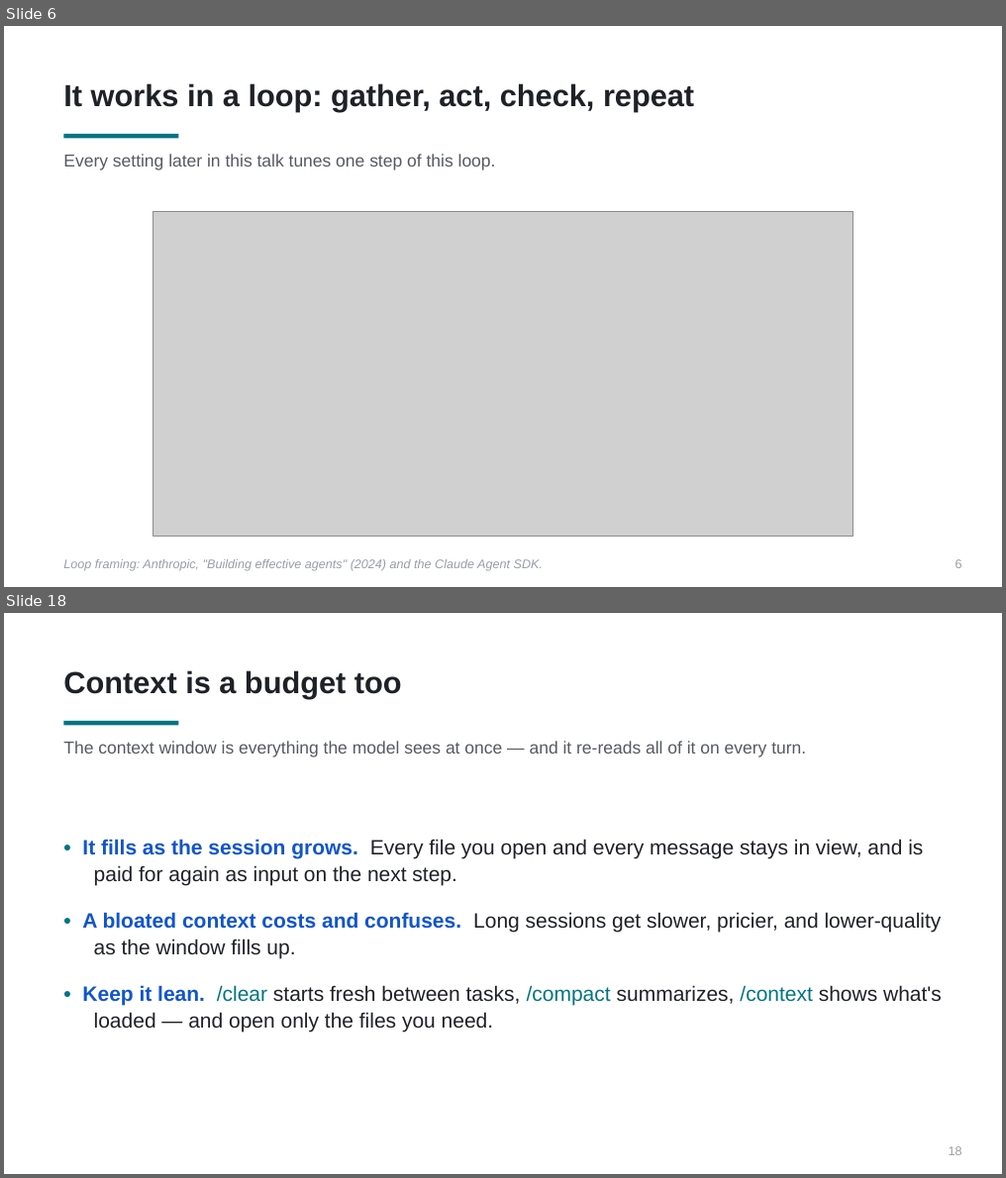
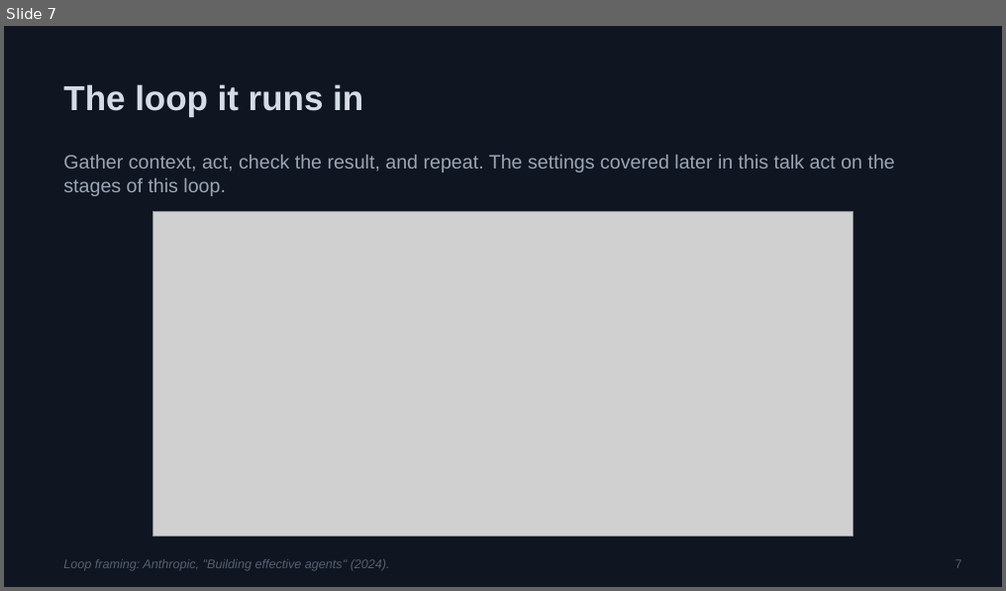
Before and after one commit to PursuitOfDataScience/uchicago-workshops, a slide deck: claude-code-tutorial/claude-code-tutorial.pptx. Shown one above the other, each under a label of ours: slides 6 and 18 before the commit, slide 7 after it; the slides between them are not shown. The pictures are 1006x1178 and 1006x591 pixels, drawn with LibreOffice and Linux fonts; fonts in the diff are those of the drawing; grey boxes stand for pictures. Boxes give left, top, right and bottom in pixels: in the first picture for what was removed or moved away, otherwise in the second. Text is boxed around its words. In the diff, an @@ line names an element or a change of style, - is before the commit and + after.

```diff
--- a/claude-code-tutorial/claude-code-tutorial.pptx
+++ b/claude-code-tutorial/claude-code-tutorial.pptx
@@ slide 18 removed at [4,613,1002,1174], background #FFFFFF @@
@@ text removed at [63,670,402,698] @@
-Context is a budget too
@@ rectangle removed at [63,721,178,725] @@
@@ text removed at [63,741,806,758] @@
-The context window is everything the model sees at once — and it re-reads all of it on every turn.
@@ text removed at [82,839,942,1033] @@
-• It fills as the session grows. Every file you open and every message stays in view, and is paid for again as input on the next step.
-• A bloated context costs and confuses. Long sessions get slower, pricier, and lower-quality as the window fills up.
-• Keep it lean. /clear starts fresh between tasks, /compact summarizes, /context shows what's loaded — and open only the files you need.
@@ text removed at [948,1147,962,1156] @@
-18
@@ what was slide 6 is now slide 7 @@
@@ slide 7 changed as well @@
@@ rectangle added at [4,26,1002,586], fill #0F1621 @@
@@ text at [63,84,363,117]: text changed; size 22 to 25 pt; text colour #1E2126 to #D6DCE6 @@
-It works in a loop: gather, act, check, repeat
+The loop it runs in
@@ rectangle removed at [63,134,178,138] @@
@@ text at [63,155,895,196]: text changed; size 12.5 to 14 pt; text colour #555A61 to #9BA6B4 @@
-Every setting later in this talk tunes one step of this loop.
+Gather context, act, check the result, and repeat. The settings covered later in this talk act on the stages of this loop.
@@ text at [63,560,390,571]: text changed; text colour #989EA6 to #566072 @@
-Loop framing: Anthropic, "Building effective agents" (2024) and the Claude Agent SDK.
+Loop framing: Anthropic, "Building effective agents" (2024).
@@ text at [955,560,962,569]: text changed; text colour #989EA6 to #566072 @@
-6
+7
```
Also in this commit, not shown: 6 other slides changed, 35 slides added, 38 other slides removed, 1 other file.
